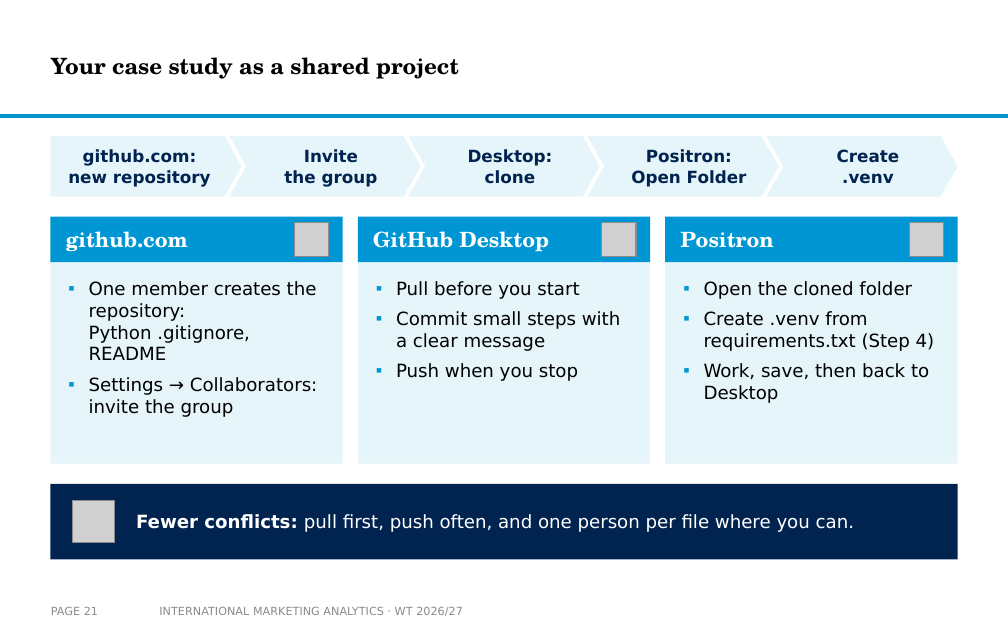
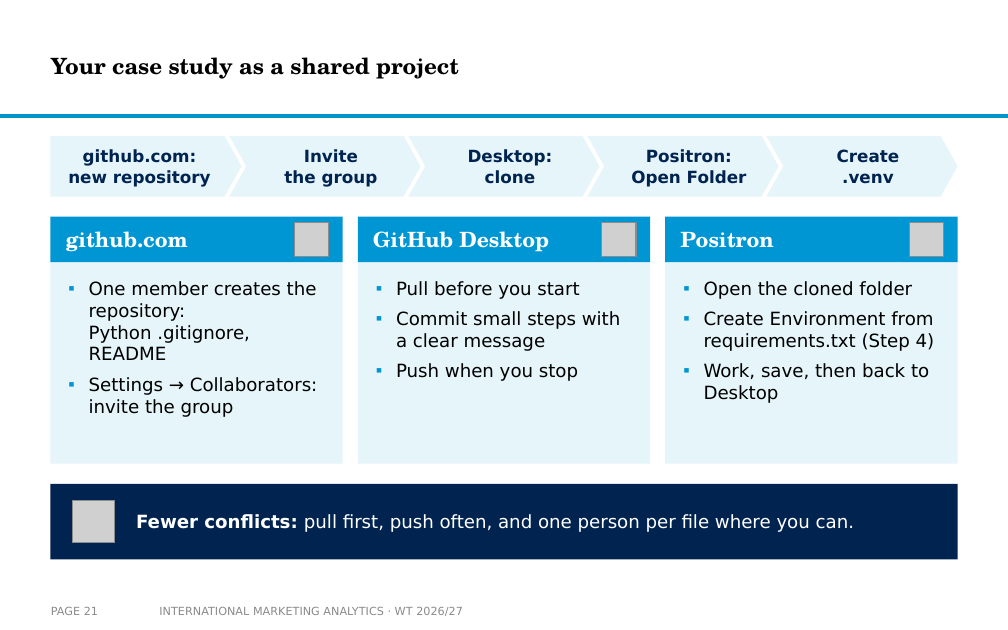
Before and after one commit to arnefloh-wu/International-Marketing-Analytics, a slide deck: slide 21 of slides/01a_setup-and-registration_WT26-27.pptx. Drawn at 1008x630 pixels with LibreOffice and Linux fonts; fonts in the diff are those of the drawing; grey boxes stand for pictures; background and template pictures are left out. Boxes give left, top, right and bottom in pixels: in the first picture for what was removed or moved away, otherwise in the second. Text is boxed around its words. In the diff, an @@ line names an element or a change of style, - is before the commit and + after.

```diff
--- a/slides/01a_setup-and-registration_WT26-27.pptx
+++ b/slides/01a_setup-and-registration_WT26-27.pptx
@@ text at [704,311,935,351]: text changed @@
-▪ Create .venv from requirements.txt (Step 4)
+▪ Create Environment from requirements.txt (Step 4)
```
Also in this commit, not shown: 17 other slides changed, 7 other files.
